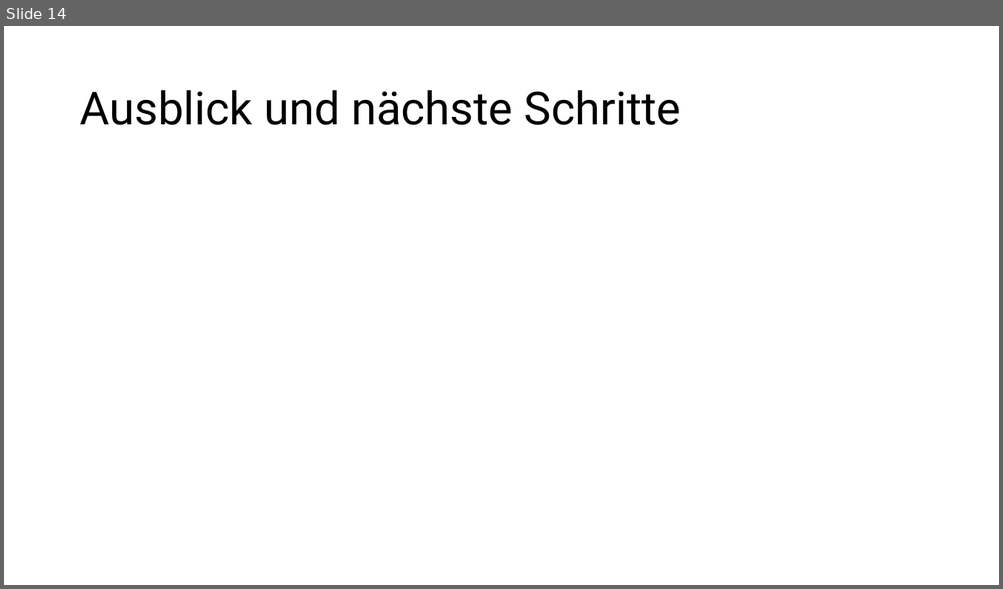
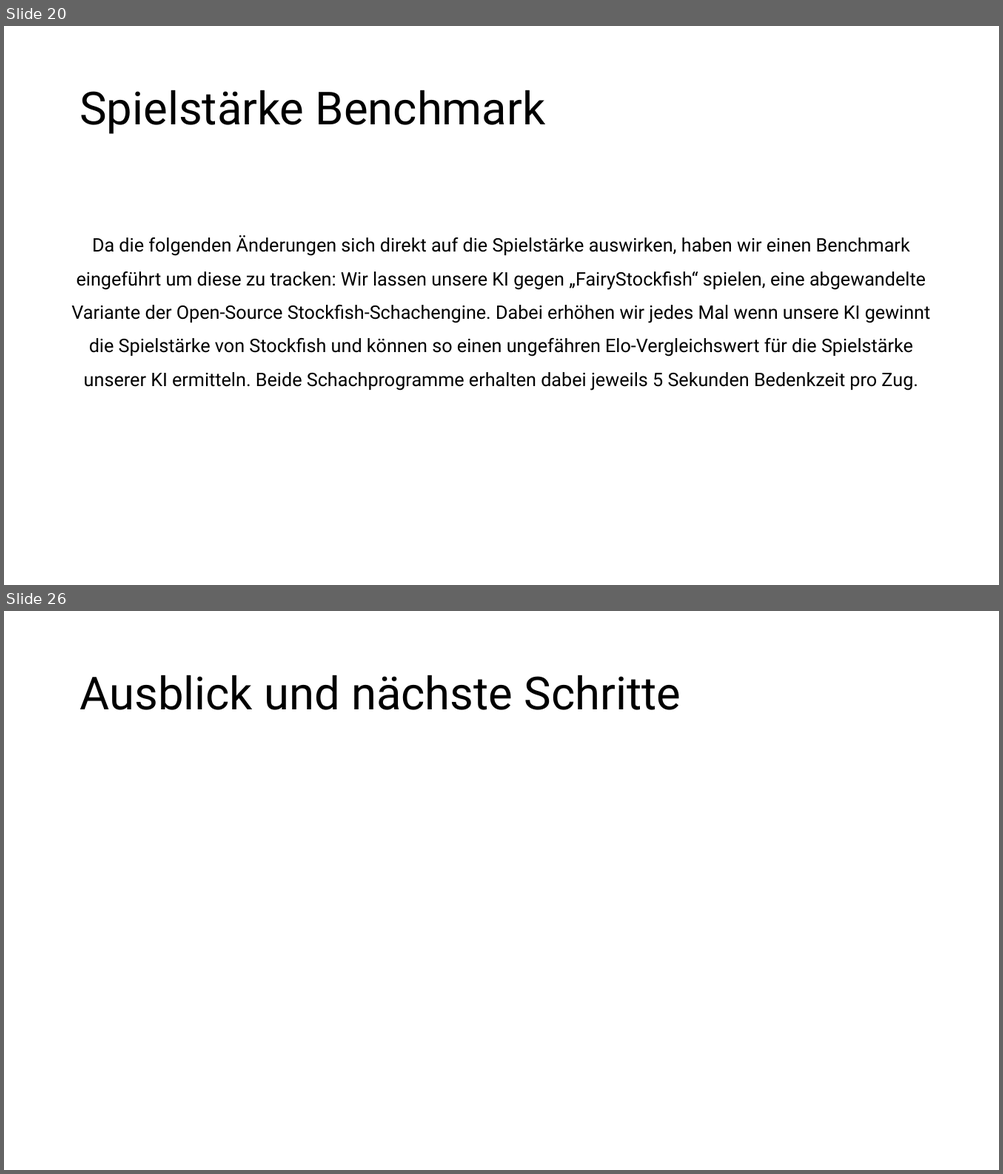
Before and after one commit to patrickzda/chess_engine, a slide deck: presentations/PJ_KI_MST3.pptx. Shown one above the other, each under a label of ours: slide 14 before the commit, slides 20 and 26 after it; the slides between them are not shown. The pictures are 1003x589 and 1003x1174 pixels, drawn with LibreOffice and Linux fonts; fonts in the diff are those of the drawing. Boxes give left, top, right and bottom in pixels: in the first picture for what was removed or moved away, otherwise in the second. Text is boxed around its words. In the diff, an @@ line names an element or a change of style, - is before the commit and + after.

```diff
--- a/presentations/PJ_KI_MST3.pptx
+++ b/presentations/PJ_KI_MST3.pptx
@@ slide 20 added at <box>4,26,999,585</box>, background #FFFFFF @@
@@ title added at <box>79,90,546,134</box>, 44 pt, text #000000 @@
+Spielstärke Benchmark
@@ text added at <box>71,235,930,391</box>, 18 pt, text #000000 @@
+Da die folgenden Änderungen sich direkt auf die Spielstärke auswirken, haben wir einen Benchmark eingeführt um diese zu tracken: Wir lassen unsere KI gegen „FairyStockfish“ spielen, eine abgewandelte Variante der Open-Source Stockfish-Schachengine. Dabei erhöhen wir jedes Mal wenn unsere KI gewinnt die Spielstärke von Stockfish und können so einen ungefähren Elo-Vergleichswert für die Spielstärke unserer KI ermitteln. Beide Schachprogramme erhalten dabei jeweils 5 Sekunden Bedenkzeit pro Zug.
@@ what was slide 14 is now slide 26 @@
```
Also in this commit, not shown: 3 slides changed, 19 other slides added, 8 slides removed.
